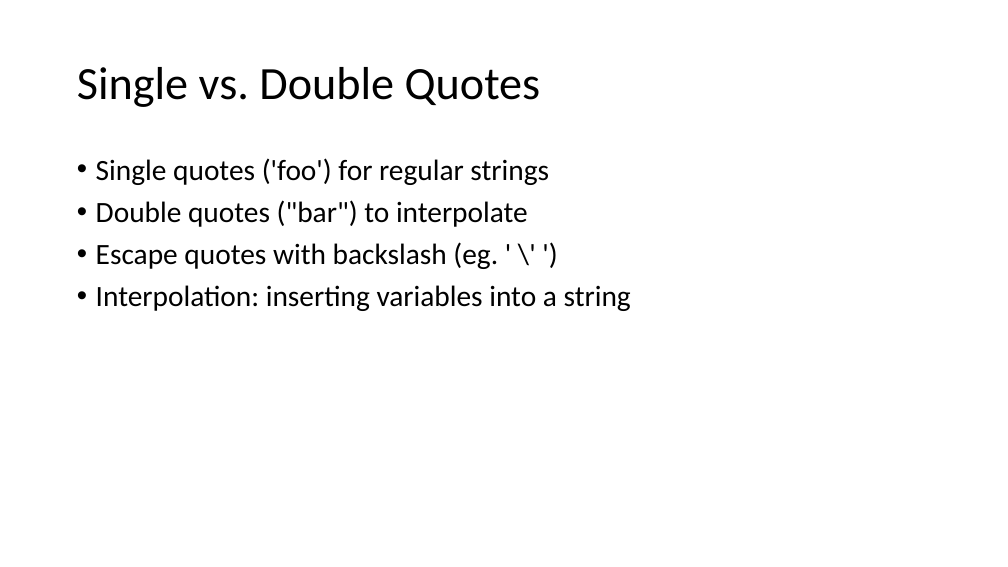
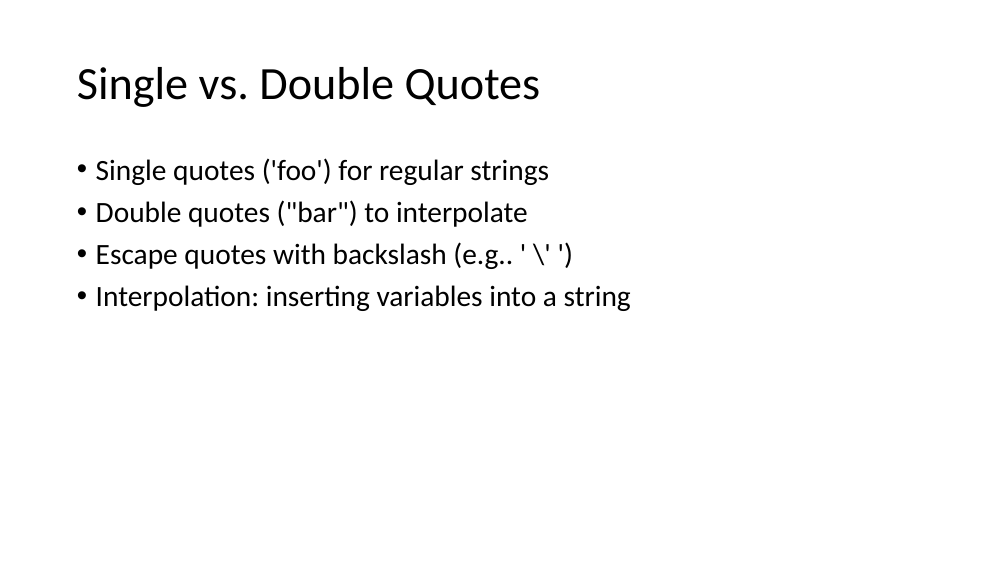
Before and after one commit to PHPEmbark/curriculum, a slide deck: slide 20 of course/1 - Basic Programming/Basics Of Programming.pptx (slide 19 before the commit). Drawn at 1008x567 pixels with LibreOffice and Linux fonts; fonts in the diff are those of the drawing. Boxes give left, top, right and bottom in pixels: in the first picture for what was removed or moved away, otherwise in the second. Text is boxed around its words. In the diff, an @@ line names an element or a change of style, - is before the commit and + after.

```diff
--- a/course/1 - Basic Programming/Basics Of Programming.pptx
+++ b/course/1 - Basic Programming/Basics Of Programming.pptx
@@ text at (x1=96, y1=242, x2=513, y2=269): text changed @@
-• Escape quotes with backslash (eg. ' \' ')
+• Escape quotes with backslash (e.g.. ' \' ')
```
Also in this commit, not shown: 36 other slides changed, 31 slides added.
